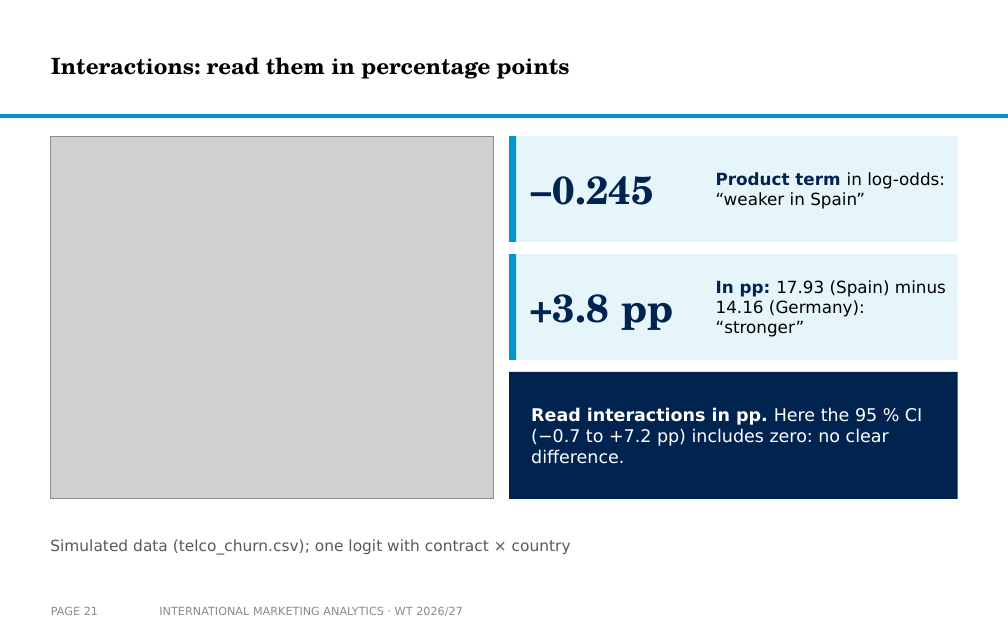
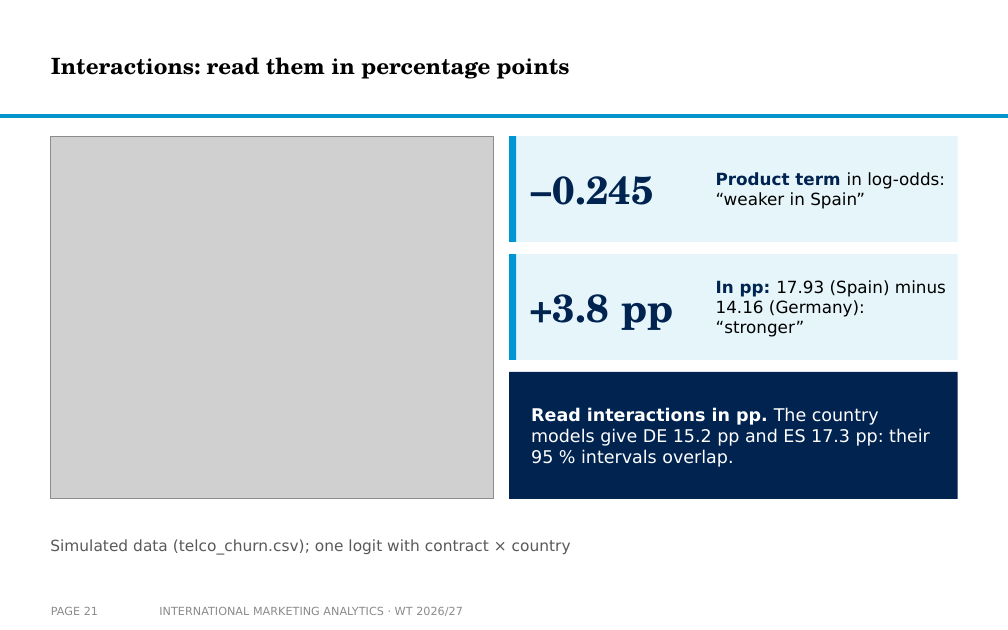
Before and after one commit to arnefloh-wu/international-marketing-analytics-teaching, a slide deck: slide 21 of slides/logistic-regression-in-international-marketing_WT26-27.pptx. Drawn at 1008x630 pixels with LibreOffice and Linux fonts; fonts in the diff are those of the drawing; grey boxes stand for pictures; background and template pictures are left out. Boxes give left, top, right and bottom in pixels: in the first picture for what was removed or moved away, otherwise in the second. Text is boxed around its words. In the diff, an @@ line names an element or a change of style, - is before the commit and + after.

```diff
--- a/slides/logistic-regression-in-international-marketing_WT26-27.pptx
+++ b/slides/logistic-regression-in-international-marketing_WT26-27.pptx
@@ text at bbox=[531, 407, 930, 467]: text changed @@
-Read interactions in pp. Here the 95 % CI (−0.7 to +7.2 pp) includes zero: no clear difference.
+Read interactions in pp. The country models give DE 15.2 pp and ES 17.3 pp: their 95 % intervals overlap.
```
Also in this commit, not shown: 6 other slides changed, 9 slides added, 3 slides removed, 3 other files.
